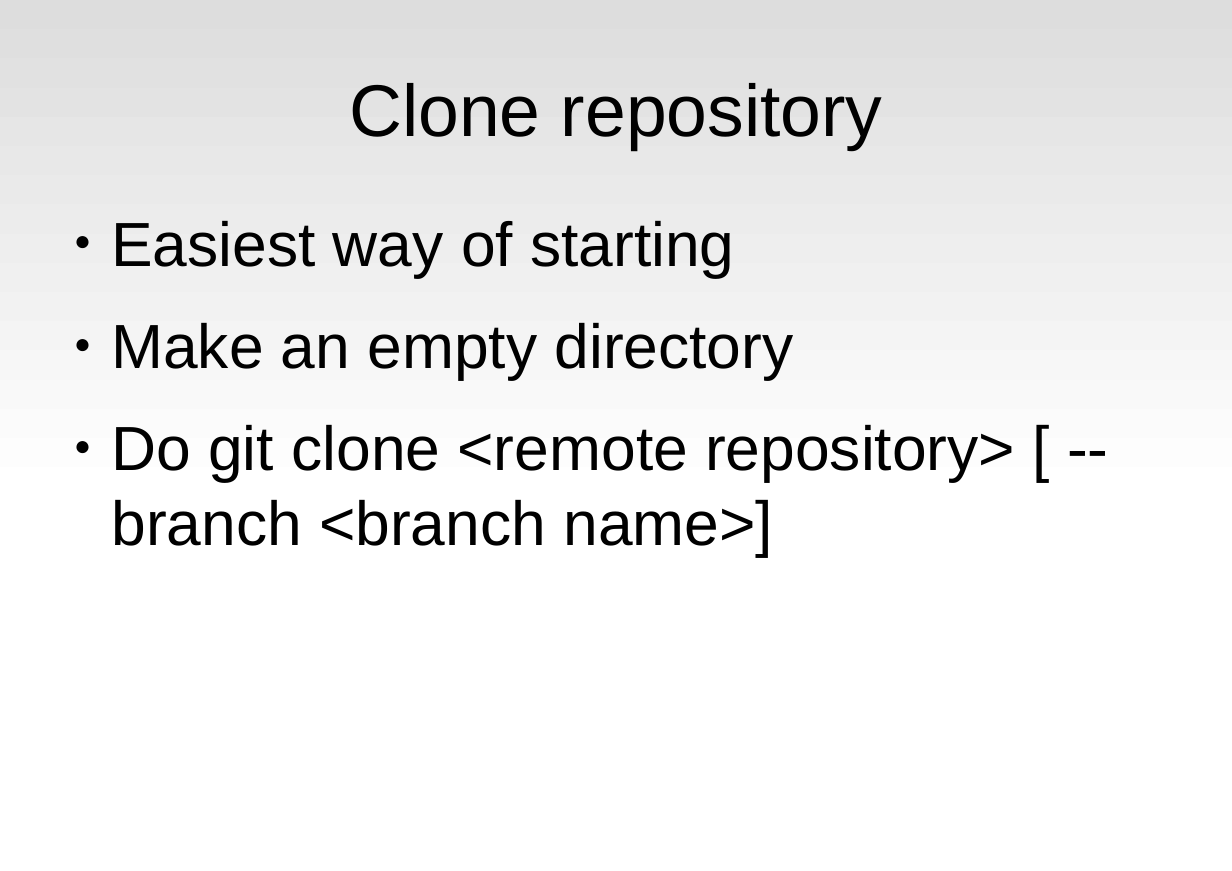
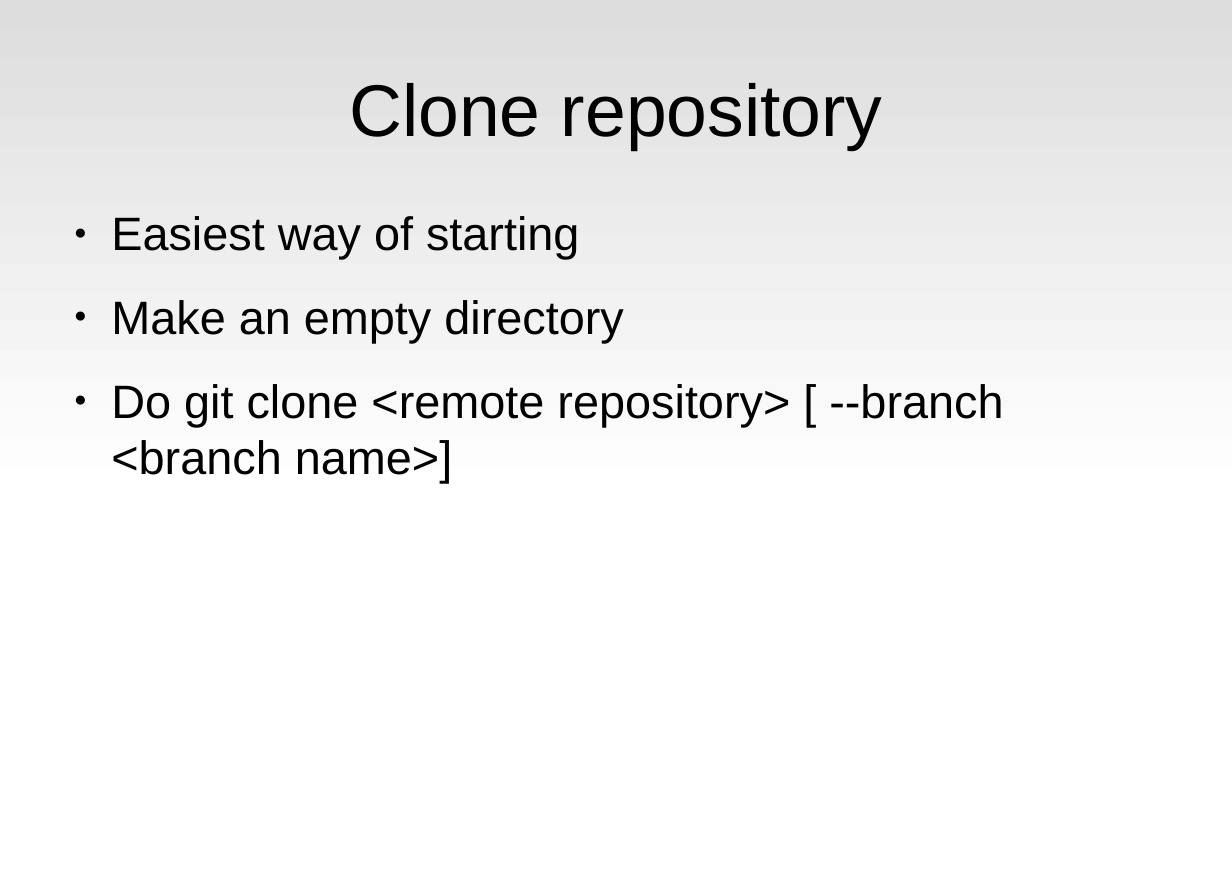
Before and after one commit to rickvek/Workshop-GIT, a slide deck: slide 27 of Git-Workshop.odp. Drawn at 1232x871 pixels with LibreOffice and Linux fonts; fonts in the diff are those of the drawing. Boxes give left, top, right and bottom in pixels: in the first picture for what was removed or moved away, otherwise in the second. Text is boxed around its words. In the diff, an @@ line names an element or a change of style, - is before the commit and + after.

```diff
--- a/Git-Workshop.odp
+++ b/Git-Workshop.odp
@@ text "Easiest way of starting" at <box>111,216,1003,483</box>: size 42.6 to 32 pt @@
```
Also in this commit, not shown: 6 other slides changed, 1 slide added.
